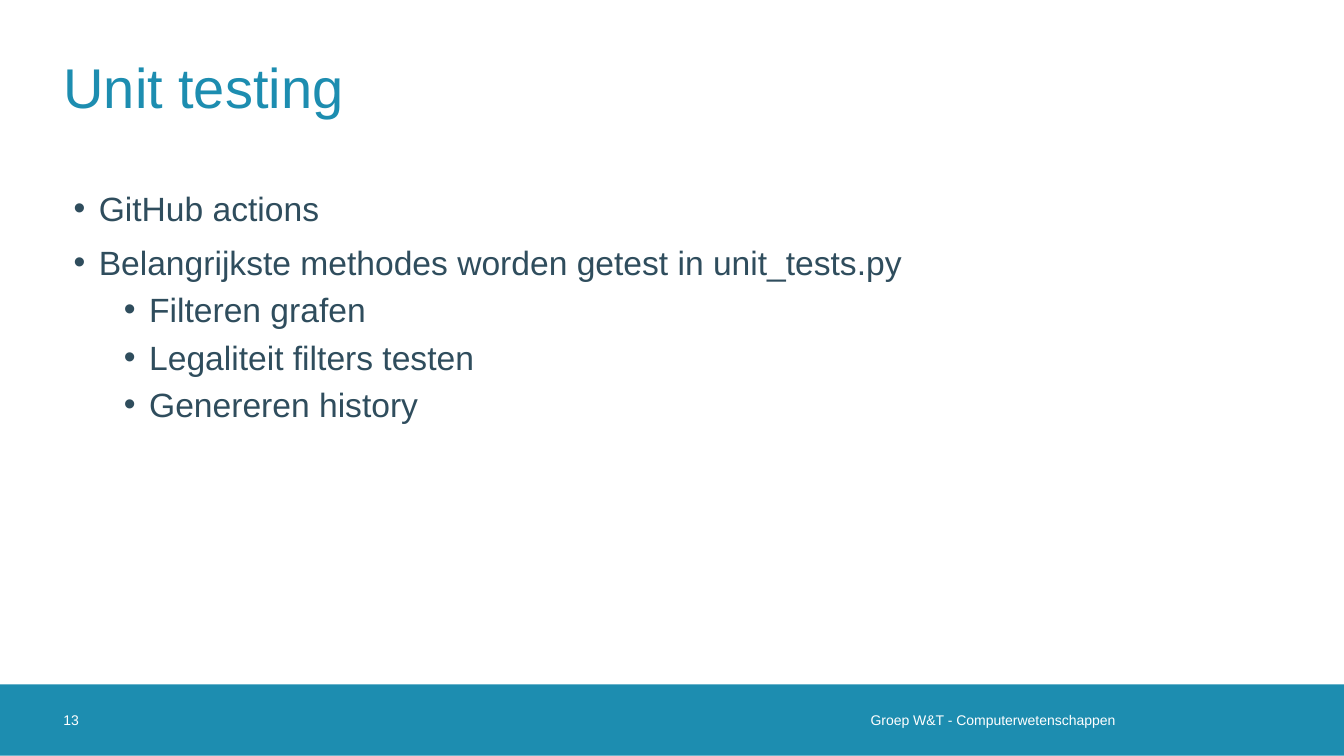
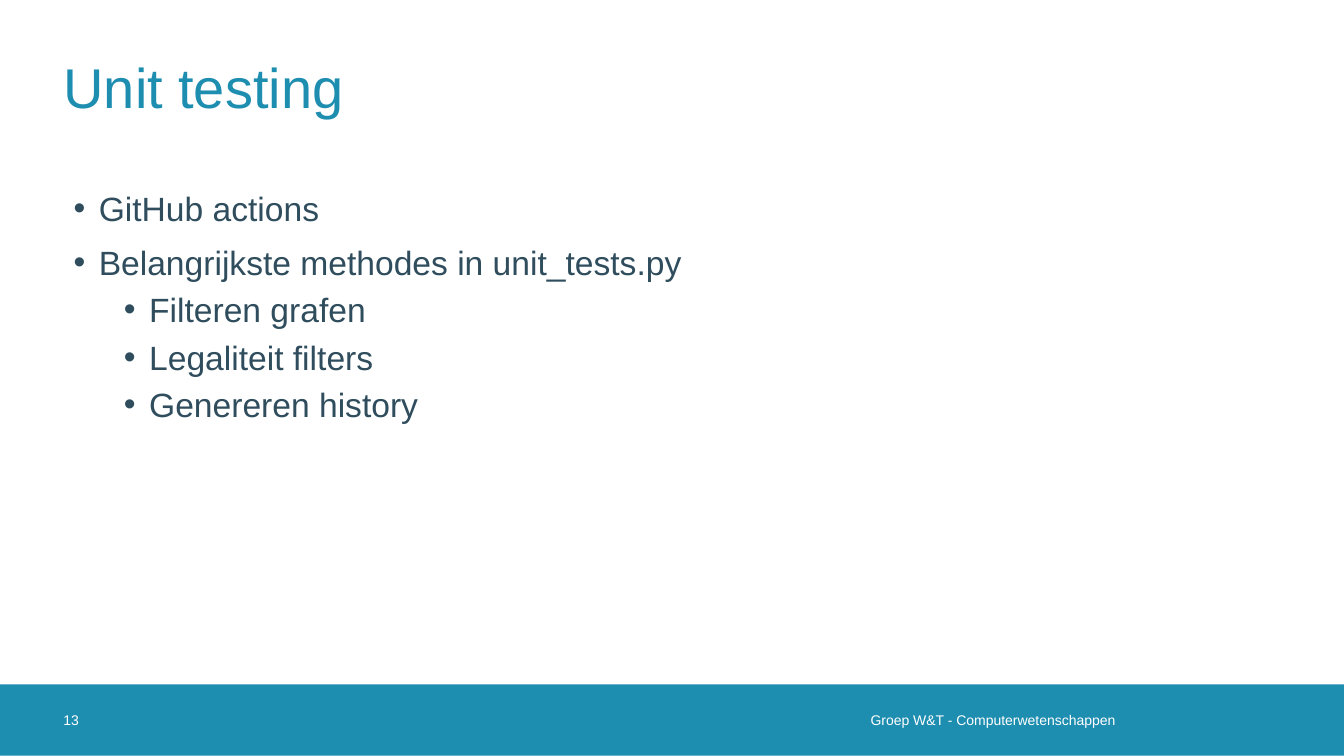
Before and after one commit to vanschependom/KULAK_IW-shed-of-graphs, a slide deck: slide 13 of defense.pptx. Drawn at 1344x756 pixels with LibreOffice and Linux fonts; fonts in the diff are those of the drawing; background and template pictures are left out. Boxes give left, top, right and bottom in pixels: in the first picture for what was removed or moved away, otherwise in the second. Text is boxed around its words. In the diff, an @@ line names an element or a change of style, - is before the commit and + after.

```diff
--- a/defense.pptx
+++ b/defense.pptx
@@ text at box(99, 250, 682, 282): text changed @@
-• Belangrijkste methodes worden getest in unit_tests.py
+• Belangrijkste methodes in unit_tests.py
@@ text at box(149, 345, 373, 377): text changed @@
-  • Legaliteit filters testen
+  • Legaliteit filters
```
Also in this commit, not shown: 7 other slides changed.
